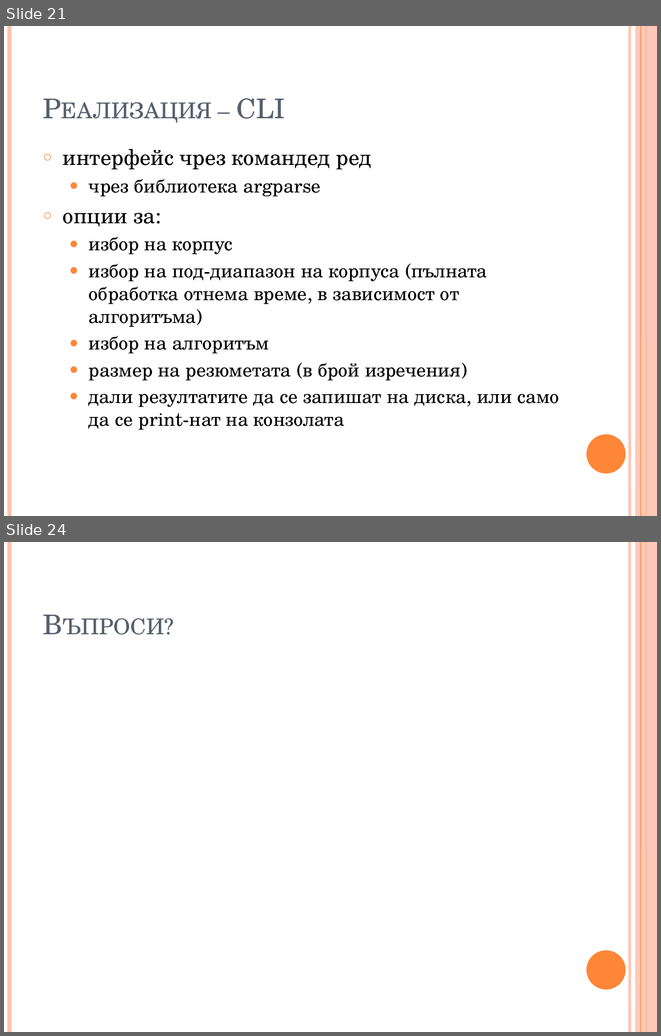
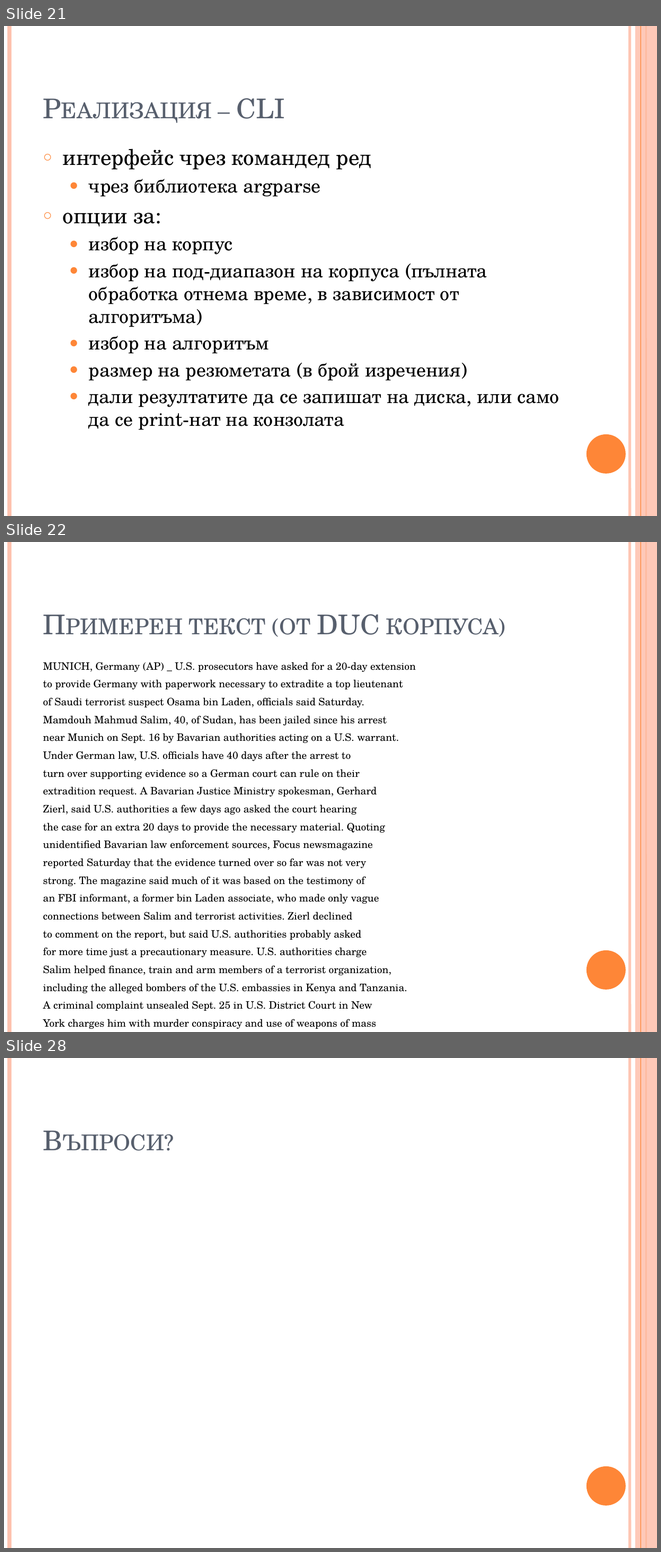
Before and after one commit to trvulkov/NLP-IE-project, a slide deck: presentation.pptx. Shown one above the other, each under a label of ours: slides 21 and 24 before the commit, slides 21, 22 and 28 after it; the slides between them are not shown. The pictures are 661x1036 and 661x1552 pixels, drawn with LibreOffice and Linux fonts; fonts in the diff are those of the drawing. Boxes give left, top, right and bottom in pixels: in the first picture for what was removed or moved away, otherwise in the second. Text is boxed around its words. In the diff, an @@ line names an element or a change of style, - is before the commit and + after.

```diff
--- a/presentation.pptx
+++ b/presentation.pptx
@@ slide 22 added at bbox=[4, 542, 657, 1032], background #FFFFFF; not listed: 6 template elements that a slide beside it also shows @@
@@ title added at bbox=[189, 614, 498, 637], 30 pt, text #575F6D, small capitals @@
+Примерен текст (ot DUC корпуса)
@@ text added at bbox=[43, 662, 416, 1011], 11.4 pt, text #000000 @@
+MUNICH, Germany (AP) _ U.S. prosecutors have asked for a 20-day extension
+to provide Germany with paperwork necessary to extradite a top lieutenant
+of Saudi terrorist suspect Osama bin Laden, officials said Saturday.
+Mamdouh Mahmud Salim, 40, of Sudan, has been jailed since his arrest
+near Munich on Sept. 16 by Bavarian authorities acting on a U.S. warrant.
+Under German law, U.S. officials have 40 days after the arrest to
+turn over supporting evidence so a German court can rule on their
+extradition request. A Bavarian Justice Ministry spokesman, Gerhard
+Zierl, said U.S. authorities a few days ago asked the court hearing
+the case for an extra 20 days to provide the necessary material. Quoting
+unidentified Bavarian law enforcement sources, Focus newsmagazine
+reported Saturday that the evidence turned over so far was not very
+strong. The magazine said much of it was based on the testimony of
+an FBI informant, a former bin Laden associate, who made only vague
+connections between Salim and terrorist activities. Zierl declined
+to comment on the report, but said U.S. authorities probably asked
+for more time just a precautionary measure. U.S. authorities charge
+Salim helped finance, train and arm members of a terrorist organization,
+including the alleged bombers of the U.S. embassies in Kenya and Tanzania.
+A criminal complaint unsealed Sept. 25 in U.S. District Court in New
+York charges him with murder conspiracy and use of weapons of mass
+destruction.
@@ what was slide 24 is now slide 28 @@
```
Also in this commit, not shown: 2 slides changed, 3 other slides added.
